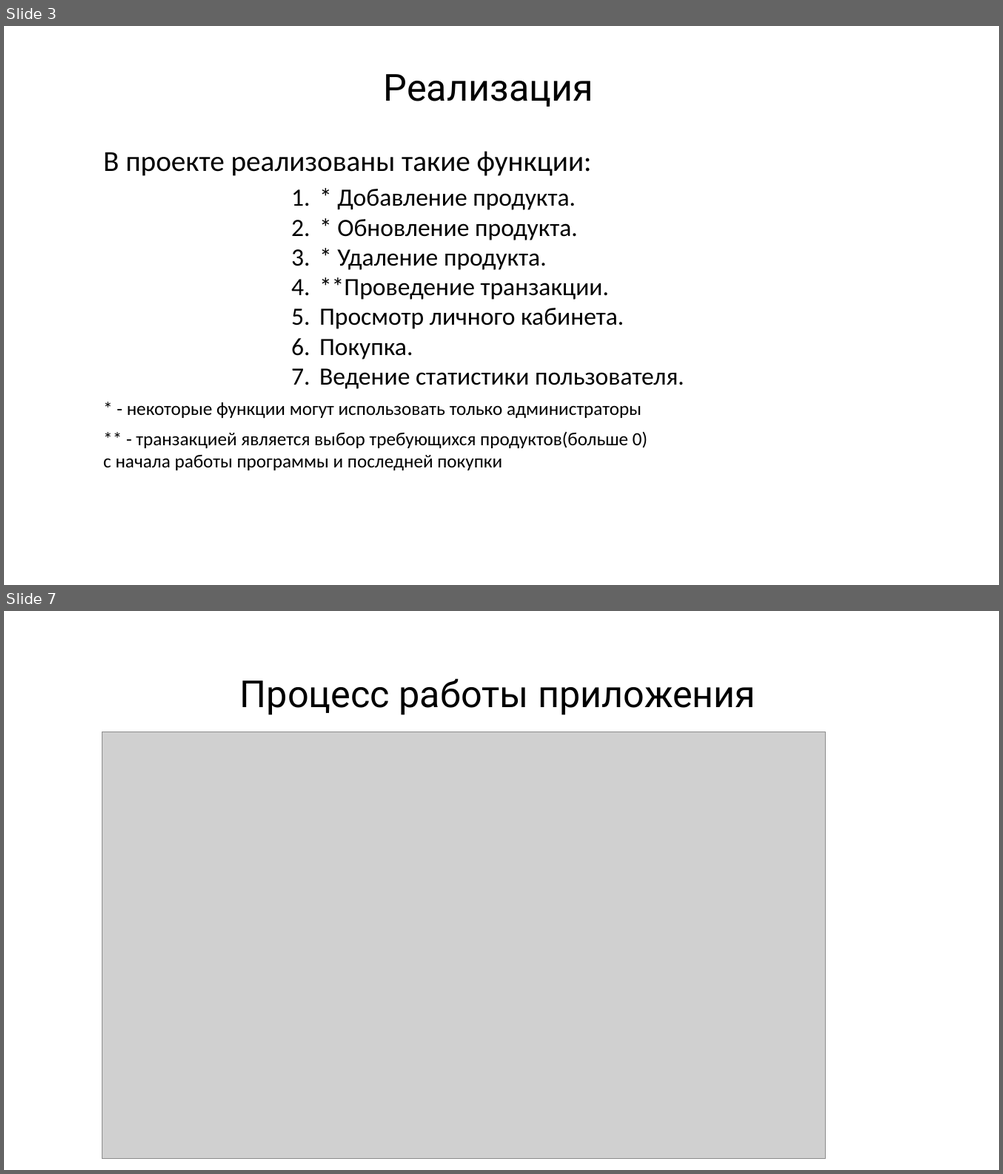
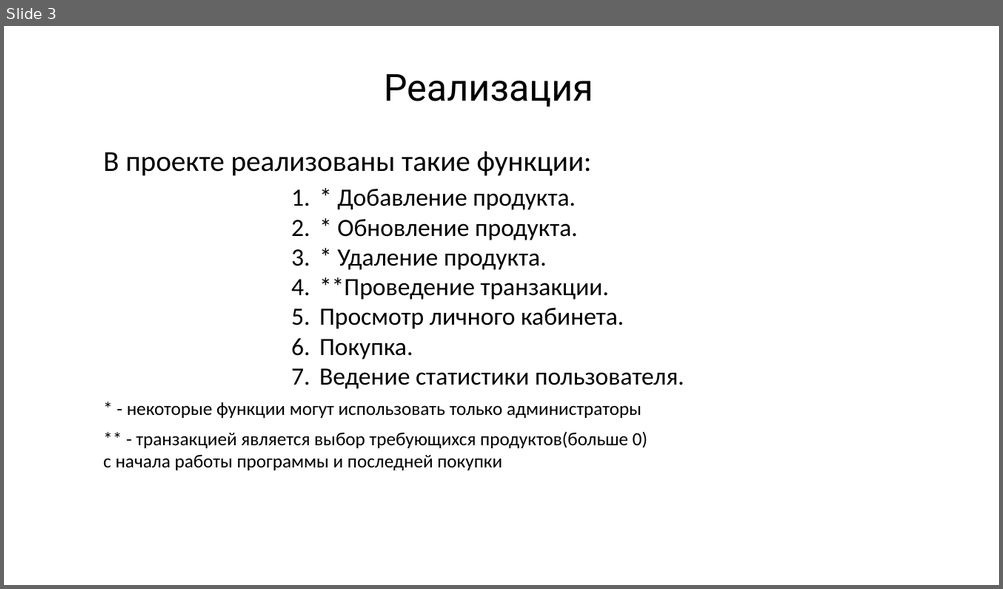
Before and after one commit to JabaXNT/YandexWEBProject, a slide deck: Zapiska/Представление Exchange.pptx. Shown one above the other, each under a label of ours: slides 3 and 7 before the commit, slide 3 after it; the slides between them are not shown. The pictures are 1003x1174 and 1003x589 pixels, drawn with LibreOffice and Linux fonts; fonts in the diff are those of the drawing; grey boxes stand for pictures. Boxes give left, top, right and bottom in pixels: in the first picture for what was removed or moved away, otherwise in the second. Text is boxed around its words. In the diff, an @@ line names an element or a change of style, - is before the commit and + after.

```diff
--- a/Zapiska/Представление Exchange.pptx
+++ b/Zapiska/Представление Exchange.pptx
@@ slide 7 removed at (4,611,999,1170), background #FFFFFF @@
@@ text removed at (240,678,755,715) @@
-Процесс работы приложения
@@ picture removed at (102,732,825,1159) @@
```
Also in this commit, not shown: 4 slides changed, 5 other slides removed, 1 other file.
